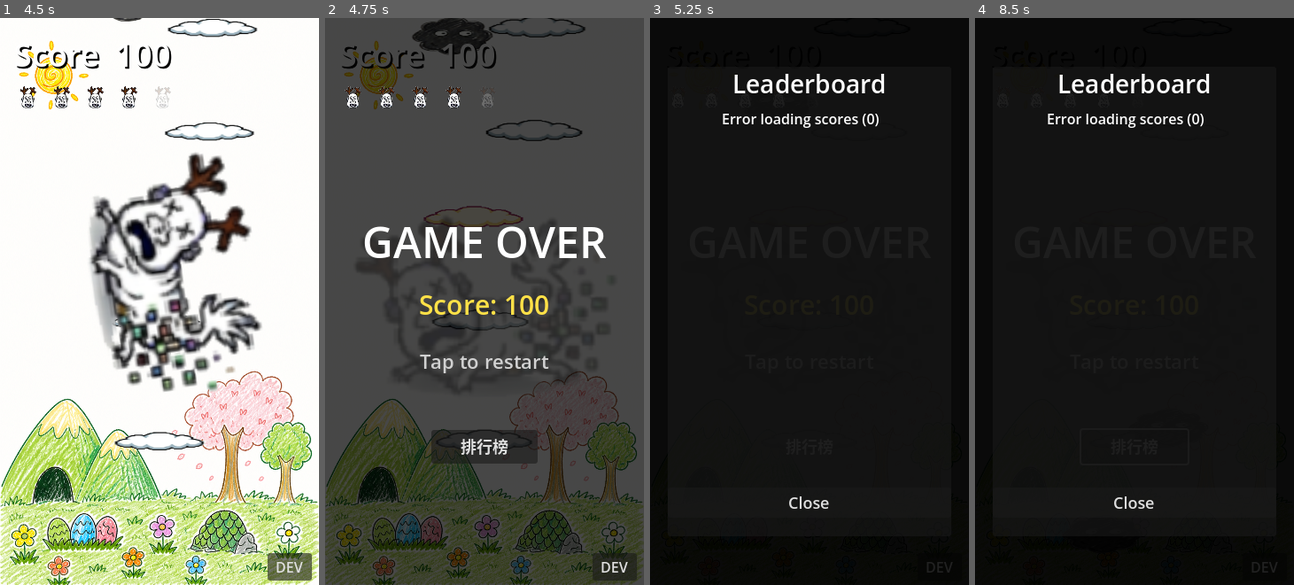
Above: before the commit, frames 1-4 (left to right).
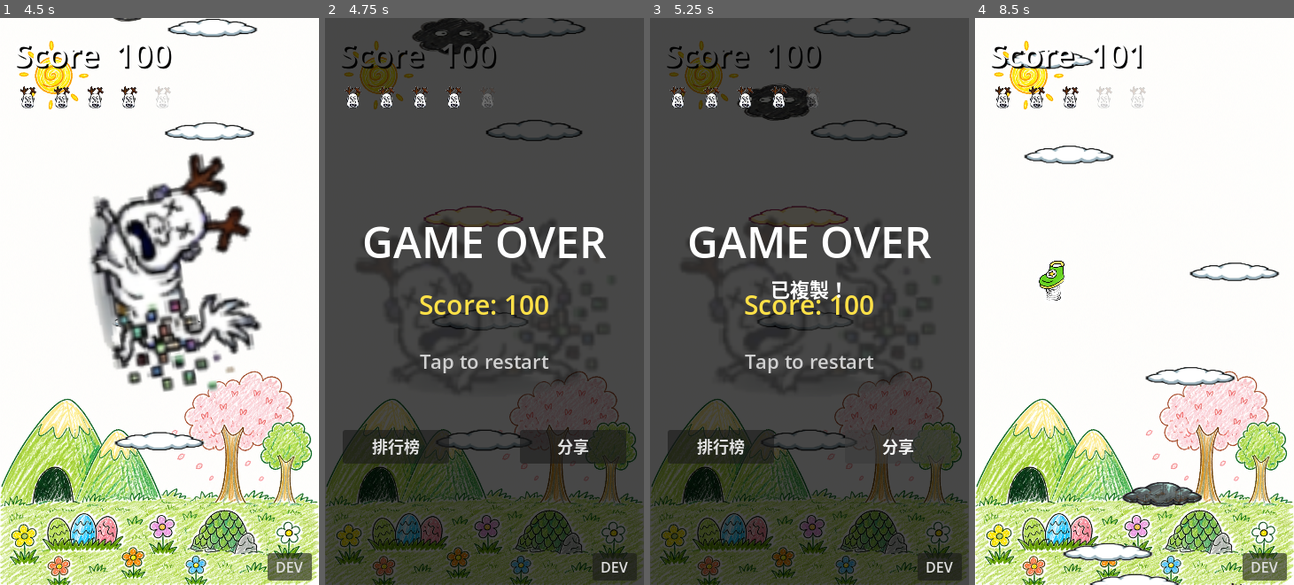
Above: after the commit, the same moments.

Repository: leo70623/Dragon_jump
Game: Godot game, scene res://start_screen.tscn
Two runs of this game, one before a commit and one after it. Both use one fixed random seed, a clock stepped at 60 frames per second and the inputs below.
Inputs (mouse positions are in pixels of both pictures, inside the frame that each line leads up to):
- Up to frame 1 (4.5 s): click (159, 301) at 0.52 s; type "Alex" at 0.6 s; click "OK" at 1.25 s; tap Enter at 2 s; move the mouse to (229, 273) at 2.02 s; hold Right (ui_right) 2.03-2.75 s; click (229, 273) at 2.17 s; drag from (95, 329) to (159, 437) at 2.77 s; move the mouse to (191, 176) at 3.52 s; hold Left (ui_left) 3.53-4.25 s; drag from (143, 414) to (210, 131) at 4.27 s
- Up to frame 2 (4.75 s): no input
- Up to frame 3 (5.25 s): click "排行榜" (after the commit: "分享") at 5 s
- Up to frame 4 (8.5 s): click (1134, 301) at 5.75 s; click (1134, 301) at 6.52 s; click (1134, 301) at 7.27 s; tap Enter at 8 s; move the mouse to (1230, 386) at 8.02 s; hold Right (ui_right) from 8.03 s (still down)

Frame 1 is identical in both runs. In frame 2, 2.5% of the frame differs, in the area x 5-95%, y 72-79%; in frame 3, 95%; in frame 4, 99%, in the area x 0-100%, y 0-100%.

Commit message:
feat: 加入分享機制
Co-Authored-By: Claude Sonnet 4.6 <noreply@anthropic.com>

Diff:
--- a/leaderboard.gd
+++ b/leaderboard.gd
@@ -219,6 +219,13 @@
 	_lb_vbox.custom_minimum_size = Vector2(300, 0)
 	_lb_vbox.add_theme_constant_override("separation", 4)
 	scroll.add_child(_lb_vbox)
+
+	# Share button
+	var share_btn := Button.new()
+	share_btn.text = "分享成績"
+	share_btn.add_theme_font_size_override("font_size", 18)
+	share_btn.pressed.connect(func(): share_score(_submit_score_value))
+	vbox.add_child(share_btn)
 
 	# Close button
 	var close_btn := Button.new()
@@ -448,3 +455,34 @@
 func _on_patch_completed(_result: int, response_code: int, _headers: PackedStringArray, _body: PackedByteArray) -> void:
 	if response_code != 200 and response_code != 201:
 		push_error("[Leaderboard] Score submit error code: %d" % response_code)
+
+# ─────────────────────────────────────────────
+# Share
+# ─────────────────────────────────────────────
+func share_score(score_val: int) -> void:
+	var share_text := "我在 Not-so-ugly Dragon 跳了 %d 分！來挑戰我！" % score_val
+	var share_url := "https://leo70623.github.io/Dragon_jump/"
+	if OS.get_name() == "Web":
+		var safe_text := share_text.replace("\\", "\\\\").replace("'", "\\'")
+		var js := "var t='" + safe_text + "';var u='" + share_url + "';"
+		js += "if(navigator.share){navigator.share({title:'Not-so-ugly Dragon',text:t,url:u})}"
+		js += "else{navigator.clipboard.writeText(t+' '+u).then(function(){alert('已複製！')})}"
+		JavaScriptBridge.eval(js)
+	else:
+		DisplayServer.clipboard_set(share_text + " " + share_url)
+		_show_copy_toast()
+
+func _show_copy_toast() -> void:
+	var toast := Label.new()
+	toast.text = "已複製！"
+	toast.add_theme_font_size_override("font_size", 22)
+	toast.horizontal_alignment = HORIZONTAL_ALIGNMENT_CENTER
+	toast.set_anchors_preset(Control.PRESET_CENTER)
+	toast.grow_horizontal = Control.GROW_DIRECTION_BOTH
+	toast.grow_vertical = Control.GROW_DIRECTION_BOTH
+	toast.offset_top = -30.0
+	_canvas.add_child(toast)
+	var tw := toast.create_tween()
+	tw.tween_interval(1.5)
+	tw.tween_property(toast, "modulate:a", 0.0, 0.5)
+	tw.tween_callback(func(): if is_instance_valid(toast): toast.queue_free())
--- a/main.gd
+++ b/main.gd
@@ -254,9 +254,17 @@
 	lb_btn.text = "排行榜"
 	lb_btn.add_theme_font_size_override("font_size", 18)
 	lb_btn.size = Vector2(120, 38)
-	lb_btn.position = Vector2(120.0, 465.0)
+	lb_btn.position = Vector2(20.0, 465.0)
 	lb_btn.pressed.connect(func(): Leaderboard.show_leaderboard())
 	game_over_screen.add_child(lb_btn)
+
+	var share_btn := Button.new()
+	share_btn.text = "分享"
+	share_btn.add_theme_font_size_override("font_size", 18)
+	share_btn.size = Vector2(120, 38)
+	share_btn.position = Vector2(220.0, 465.0)
+	share_btn.pressed.connect(func(): Leaderboard.share_score(score))
+	game_over_screen.add_child(share_btn)
 	if _sfx_death_shout and _sfx_death_shout.stream:
 		_sfx_death_shout.play()
 	player.visible = false
Not shown, changed: docs/dragon_test.apple-touch-icon.png.import
Not shown, changed: docs/dragon_test.icon.png.import
Not shown, changed: docs/dragon_test.png.import
Not shown, changed: docs/dragon_test.html
Not shown, changed: docs/dragon_test.js
Not shown, changed: docs/dragon_test.pck
Not shown, changed: docs/dragon_test.wasm
Not shown, changed: web-build/dragon_test.html
Not shown, changed: web-build/dragon_test.js
Not shown, changed: web-build/dragon_test.pck
Not shown, changed: web-build/dragon_test.wasm
